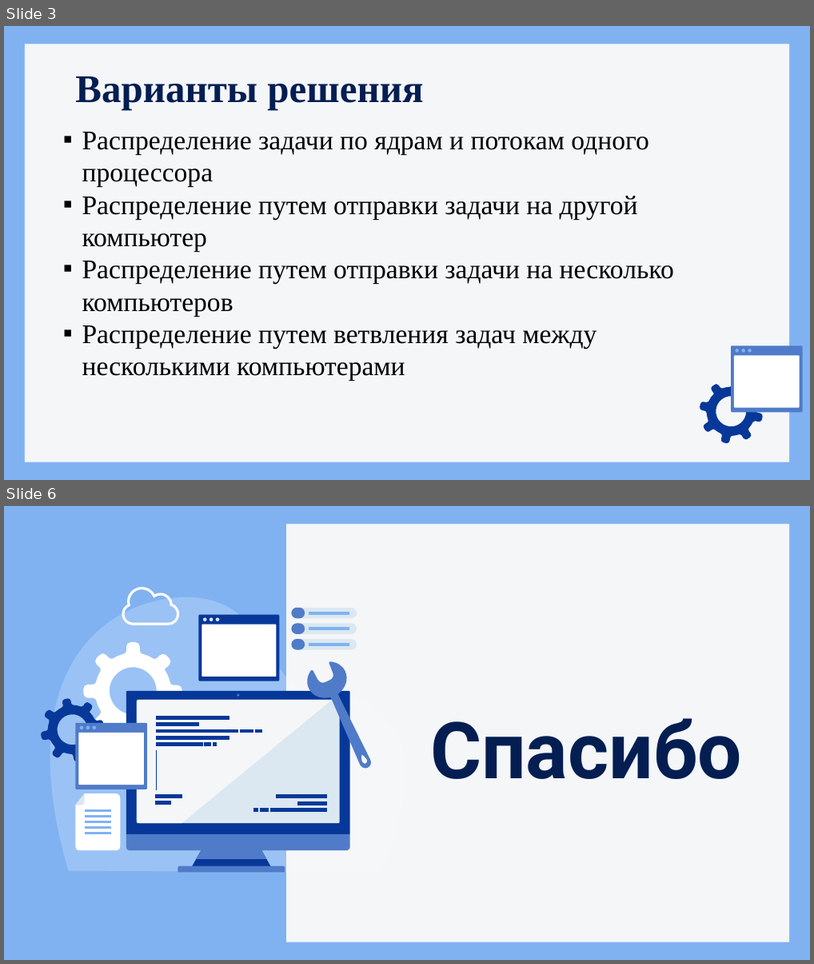
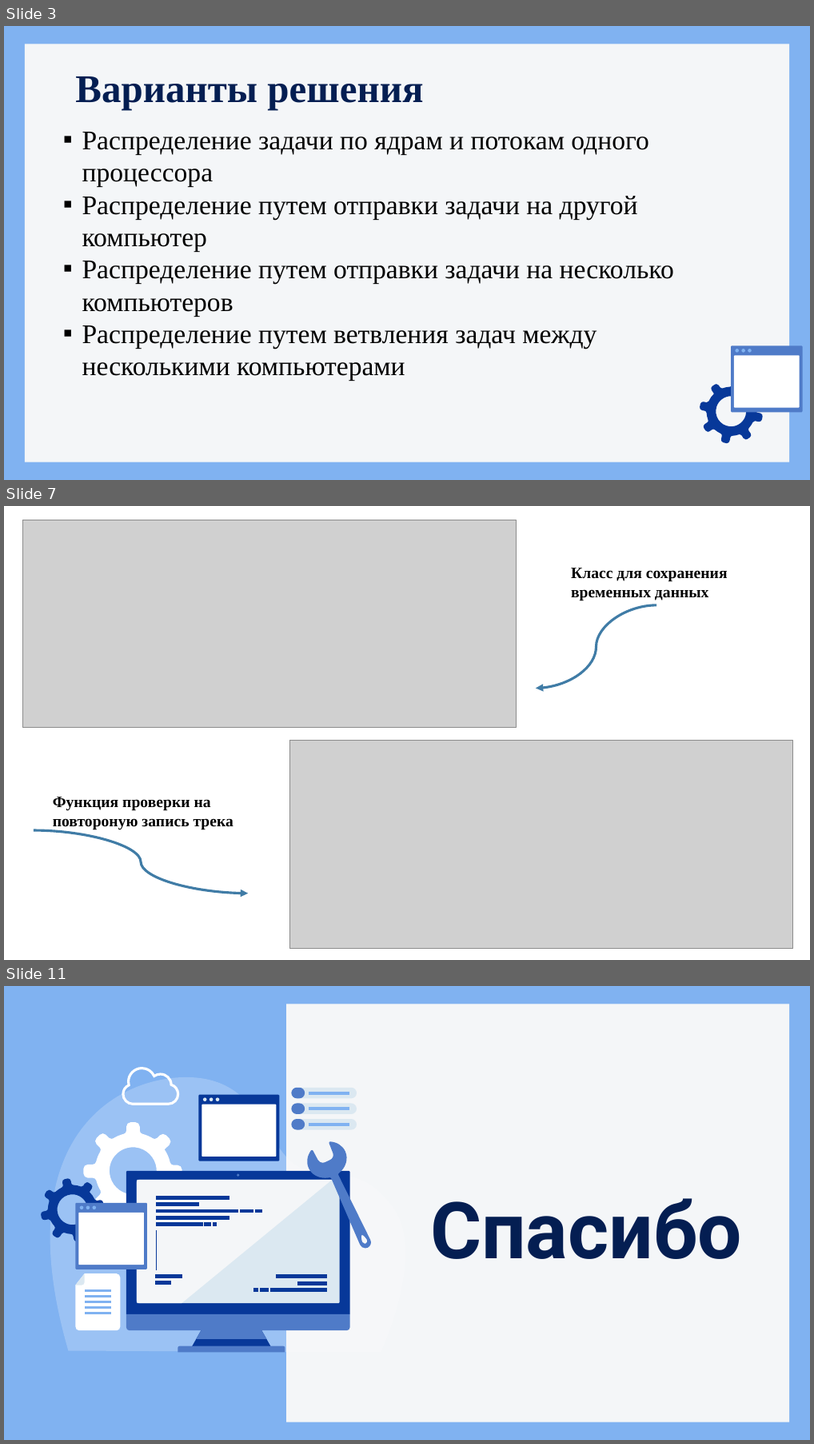
Before and after one commit to voronov-nikita/DiComp, a slide deck: doc/презентация распределенные вычисления.pptx. Shown one above the other, each under a label of ours: slides 3 and 6 before the commit, slides 3, 7 and 11 after it; the slides between them are not shown. The pictures are 814x964 and 814x1444 pixels, drawn with LibreOffice and Linux fonts; fonts in the diff are those of the drawing; grey boxes stand for pictures. Boxes give left, top, right and bottom in pixels: in the first picture for what was removed or moved away, otherwise in the second. Text is boxed around its words. In the diff, an @@ line names an element or a change of style, - is before the commit and + after.

```diff
--- a/doc/презентация распределенные вычисления.pptx
+++ b/doc/презентация распределенные вычисления.pptx
@@ slide 7 added at (4,506,810,960), background #FFFFFF @@
@@ picture added at (22,520,516,727) @@
@@ text added at (571,568,728,601), 14 pt, text #000000, bold @@
+Класс для сохранения временных данных
@@ curved arrow added from (657, 605) to (536, 688), #407CA6 2.25 pt @@
@@ picture added at (290,740,794,948) @@
@@ text added at (53,796,234,830), 14 pt, text #000000, bold @@
+Функция проверки на повтороную запись трека
@@ curved arrow added from (34, 830) to (248, 893), #407CA6 2.25 pt @@
@@ what was slide 6 is now slide 11 @@
```
Also in this commit, not shown: 2 slides changed, 4 other slides added, 1 other file.
